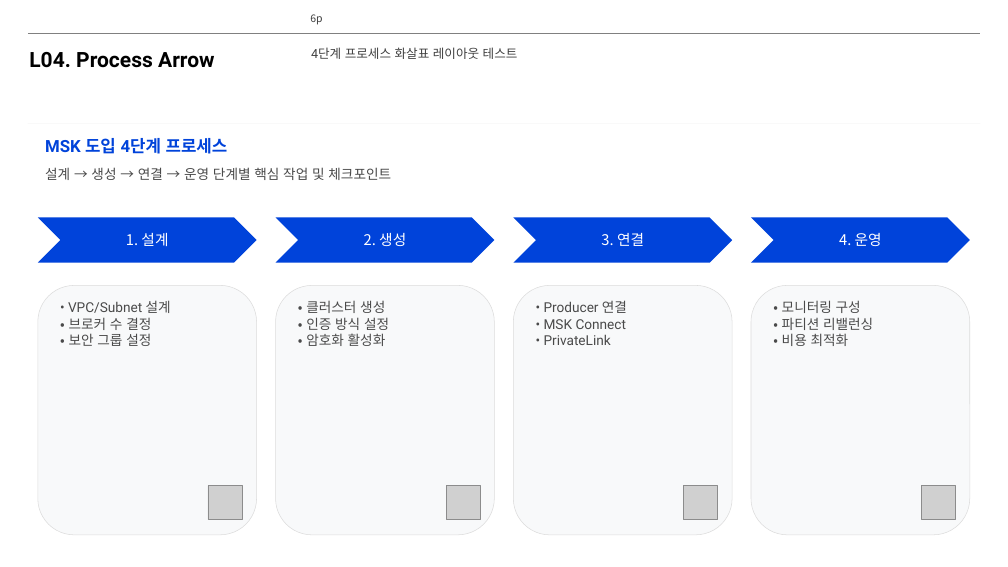
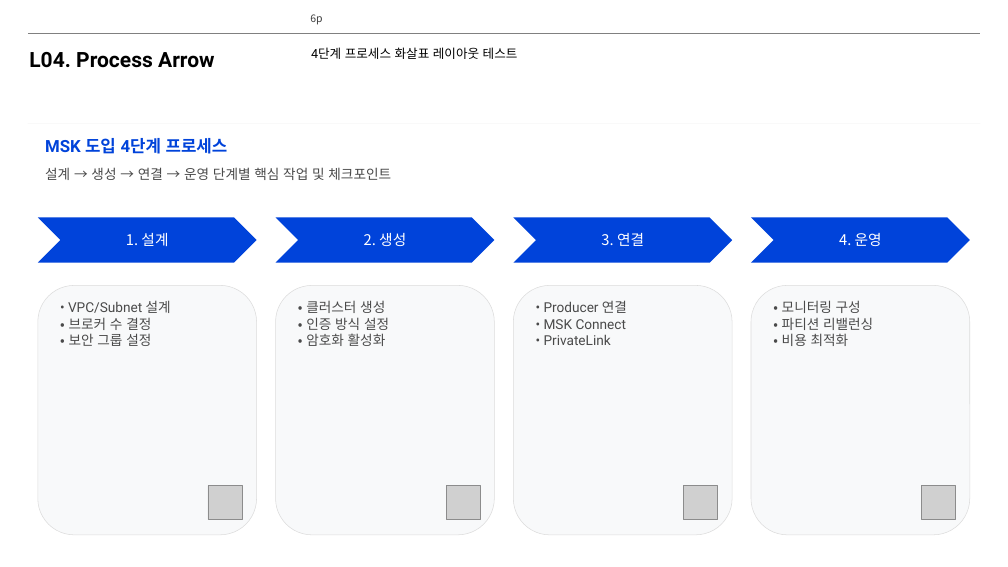
Before and after one commit to lhs6395-hslee/project-steer, a slide deck: slide 6 of results/pptx/AWS_MSK_Expert_Intro.pptx. Drawn at 1008x567 pixels with LibreOffice and Linux fonts; fonts in the diff are those of the drawing; grey boxes stand for pictures; background and template pictures are left out. Boxes give left, top, right and bottom in pixels: in the first picture for what was removed or moved away, otherwise in the second. Text is boxed around its words. In the diff, an @@ line names an element or a change of style, - is before the commit and + after.

```diff
--- a/results/pptx/AWS_MSK_Expert_Intro.pptx
+++ b/results/pptx/AWS_MSK_Expert_Intro.pptx
@@ text "4단계 프로세스 화살표 레이아웃 테스트" at [311, 47, 518, 59]: text colour #404040 to #000000 @@
```
Also in this commit, not shown: 7 other slides changed, 8 slides added, 9 other files.
